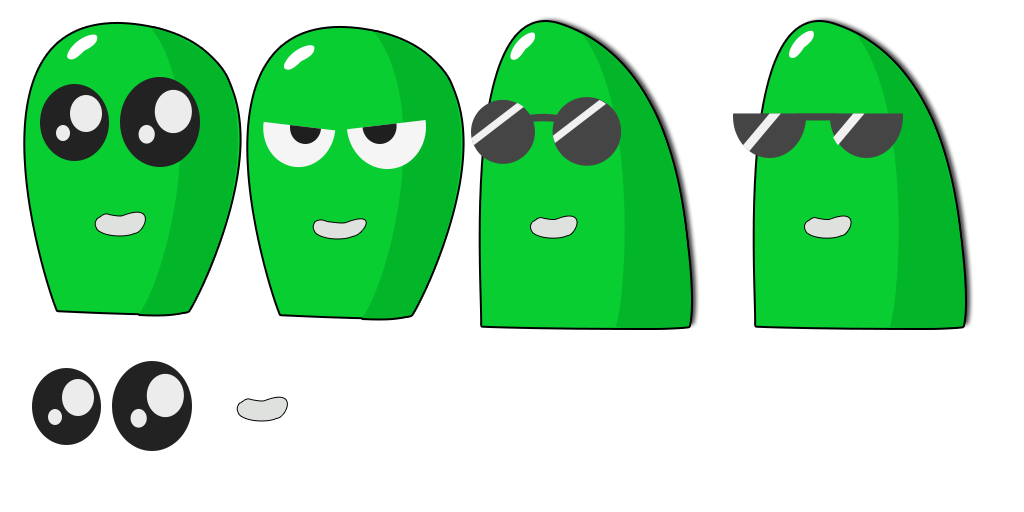
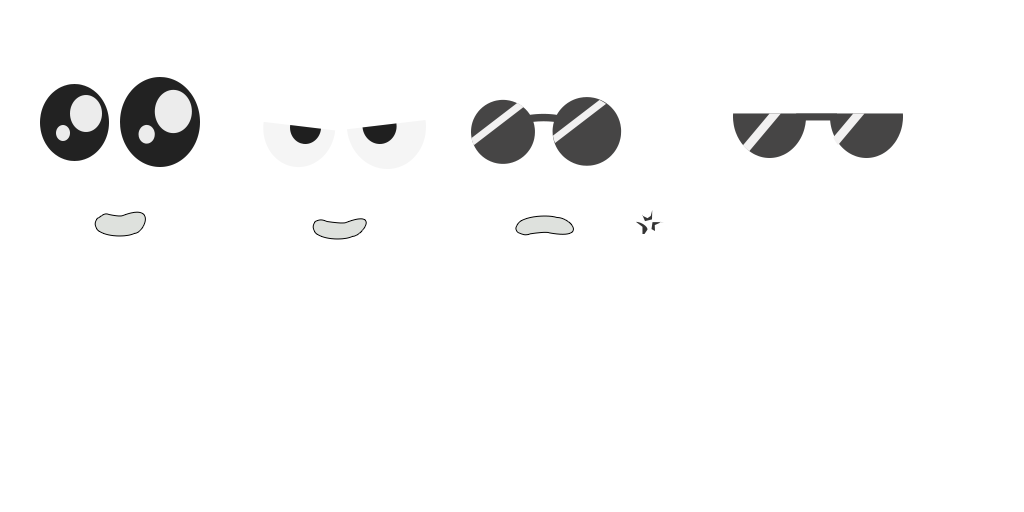
Revision of a layered w=1024, h=512 image; what changed, layer by layer:
hid group "body" (1st of 4, in "mouse1") (3 layers) over (25, 23, 240, 315)
hid group "body" (2nd of 4, in "mouse2") (3 layers) over (248, 27, 463, 319)
hid "mouth" (2nd of 3, in "mouse3") over (531, 216, 577, 238)
hid group "body" (3rd of 4, in "mouse3") (3 layers) over (480, 22, 691, 328)
hid "mouth" (3rd of 3, in "mouse4") over (805, 216, 851, 238)
hid group "body" (4th of 4, in "mouse4") (3 layers) over (754, 22, 965, 328)
removed group "eye 副本 3" (3 layers) over (112, 361, 192, 451)
removed layer "椭圆 2 副本" (4th of 5, in "eye 副本 3") from group "eye 副本 3" over (130, 408, 147, 428)
removed layer "椭圆 2" (4th of 5, in "eye 副本 3") from group "eye 副本 3" over (146, 373, 184, 418)
removed layer "椭圆 1" (5th of 6, in "eye 副本 3") from group "eye 副本 3" over (112, 361, 192, 451)
removed group "eye 副本 4" (3 layers) over (32, 368, 101, 445)
removed layer "椭圆 2 副本" (5th of 5, in "eye 副本 4") from group "eye 副本 4" over (48, 409, 62, 425)
removed layer "椭圆 2" (5th of 5, in "eye 副本 4") from group "eye 副本 4" over (62, 379, 94, 416)
removed layer "椭圆 1" (6th of 6, in "eye 副本 4") from group "eye 副本 4" over (32, 368, 101, 445)
removed layer "mouth 副本" over (237, 397, 287, 421)
added layer "mouth 副本 3" above "nu" over (516, 216, 573, 235)
added group "nu" with 2 layers above "背景" over (634, 210, 663, 236)
added layer "形状 5" in group "nu" over (636, 210, 663, 234)
added layer "矩形 4" (7%) in group "nu" over (634, 210, 663, 236)
